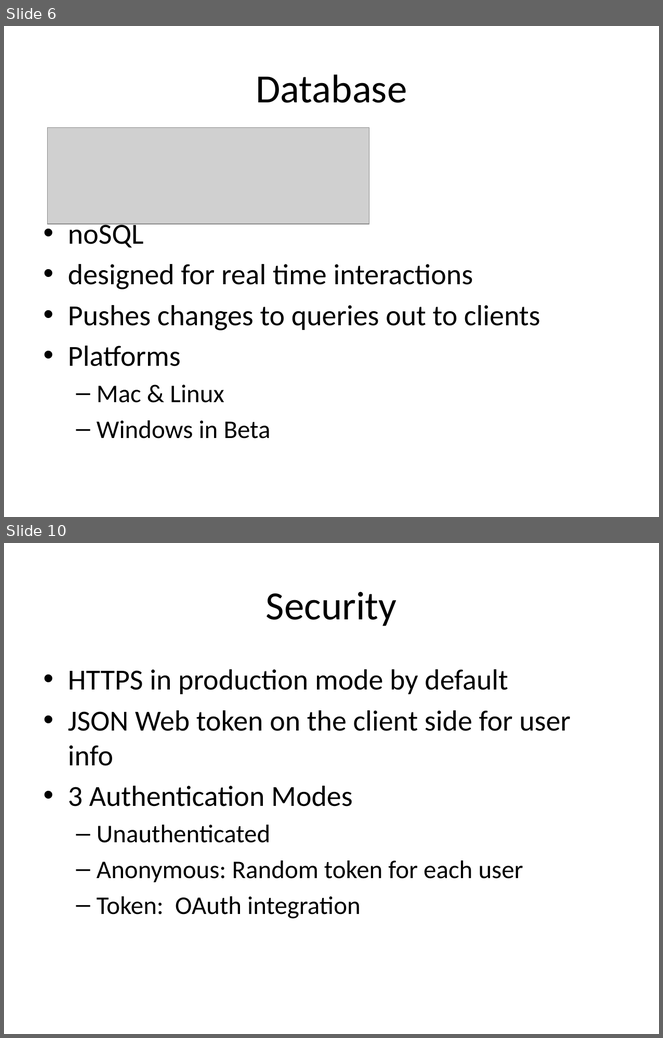
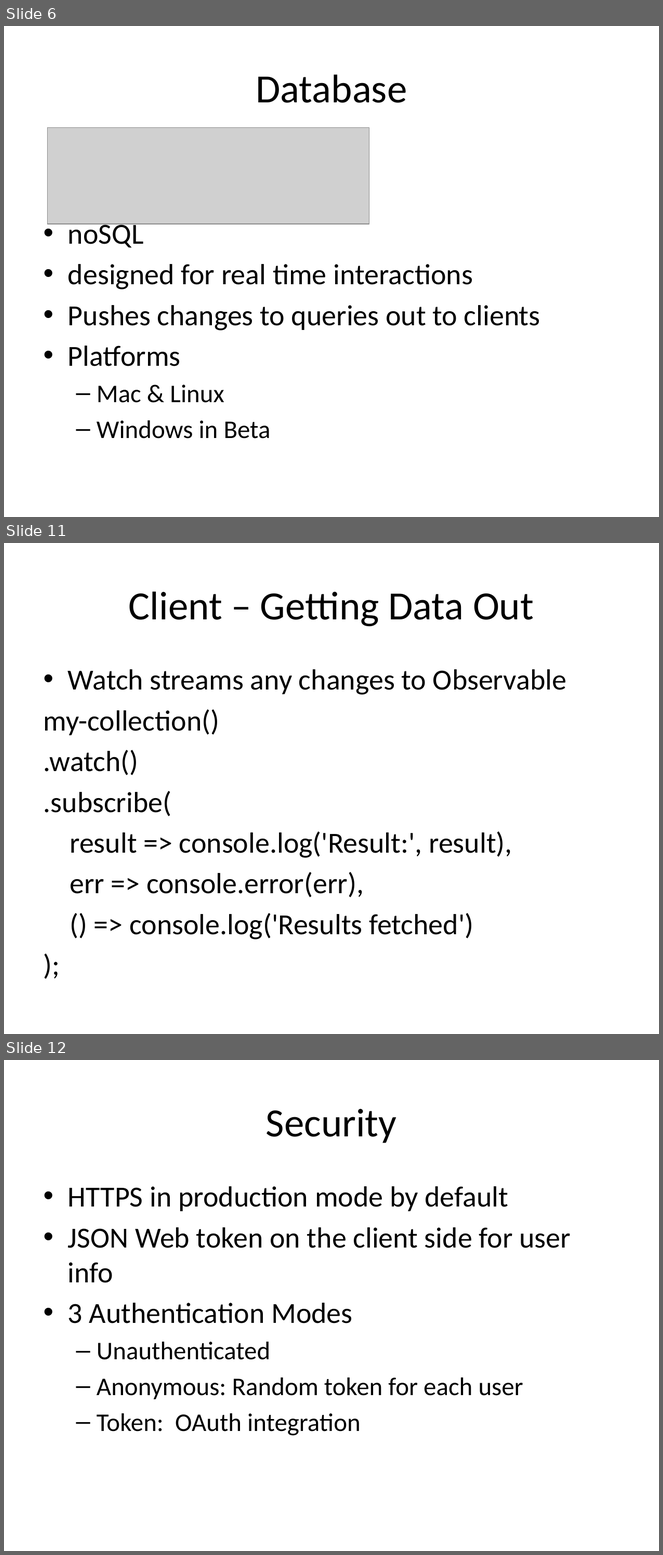
Before and after one commit to mahopa/Horizon-ngHouston, a slide deck: HorizonSlide.pptx. Shown one above the other, each under a label of ours: slides 6 and 10 before the commit, slides 6, 11 and 12 after it; the slides between them are not shown. The pictures are 663x1038 and 663x1555 pixels, drawn with LibreOffice and Linux fonts; fonts in the diff are those of the drawing; grey boxes stand for pictures; background and template pictures are left out. Boxes give left, top, right and bottom in pixels: in the first picture for what was removed or moved away, otherwise in the second. Text is boxed around its words. In the diff, an @@ line names an element or a change of style, - is before the commit and + after.

Commit message:
updated slides

```diff
--- a/HorizonSlide.pptx
+++ b/HorizonSlide.pptx
@@ slide 11 added at [4, 543, 659, 1034], background #FFFFFF @@
@@ title added at [129, 591, 534, 627], 44 pt, text #000000 @@
+Client – Getting Data Out
@@ text added at [44, 669, 567, 940], 32 pt, text #000000 @@
+• Watch streams any changes to Observable
+my-collection()
+.watch()
+.subscribe(
+result => console.log('Result:', result),
+err => console.error(err),
+() => console.log('Results fetched')
+);
@@ what was slide 10 is now slide 12 @@
```
Also in this commit, not shown: 2 slides changed, 2 other slides added, 1 slide removed, 1 other file.
